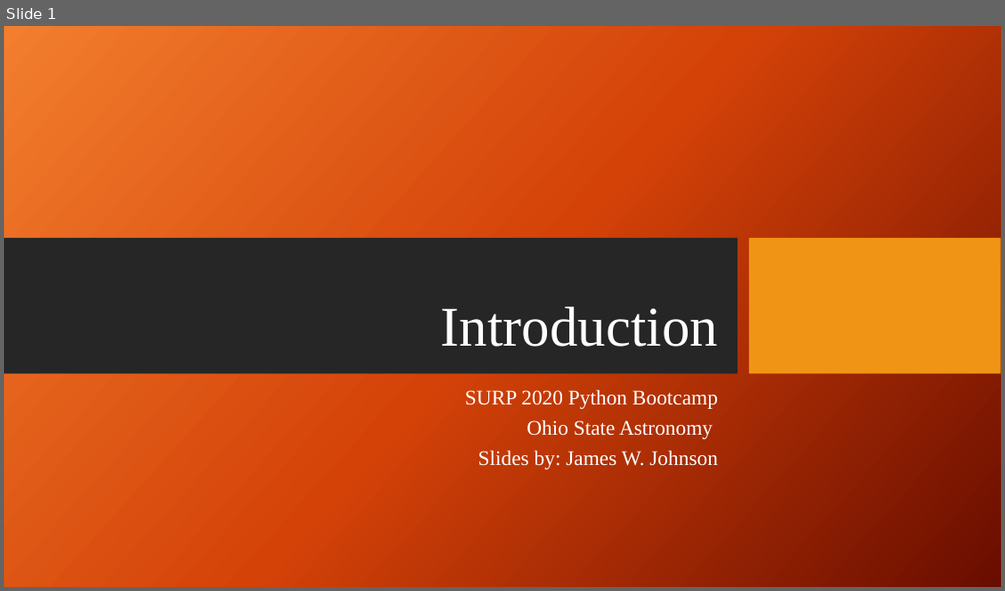
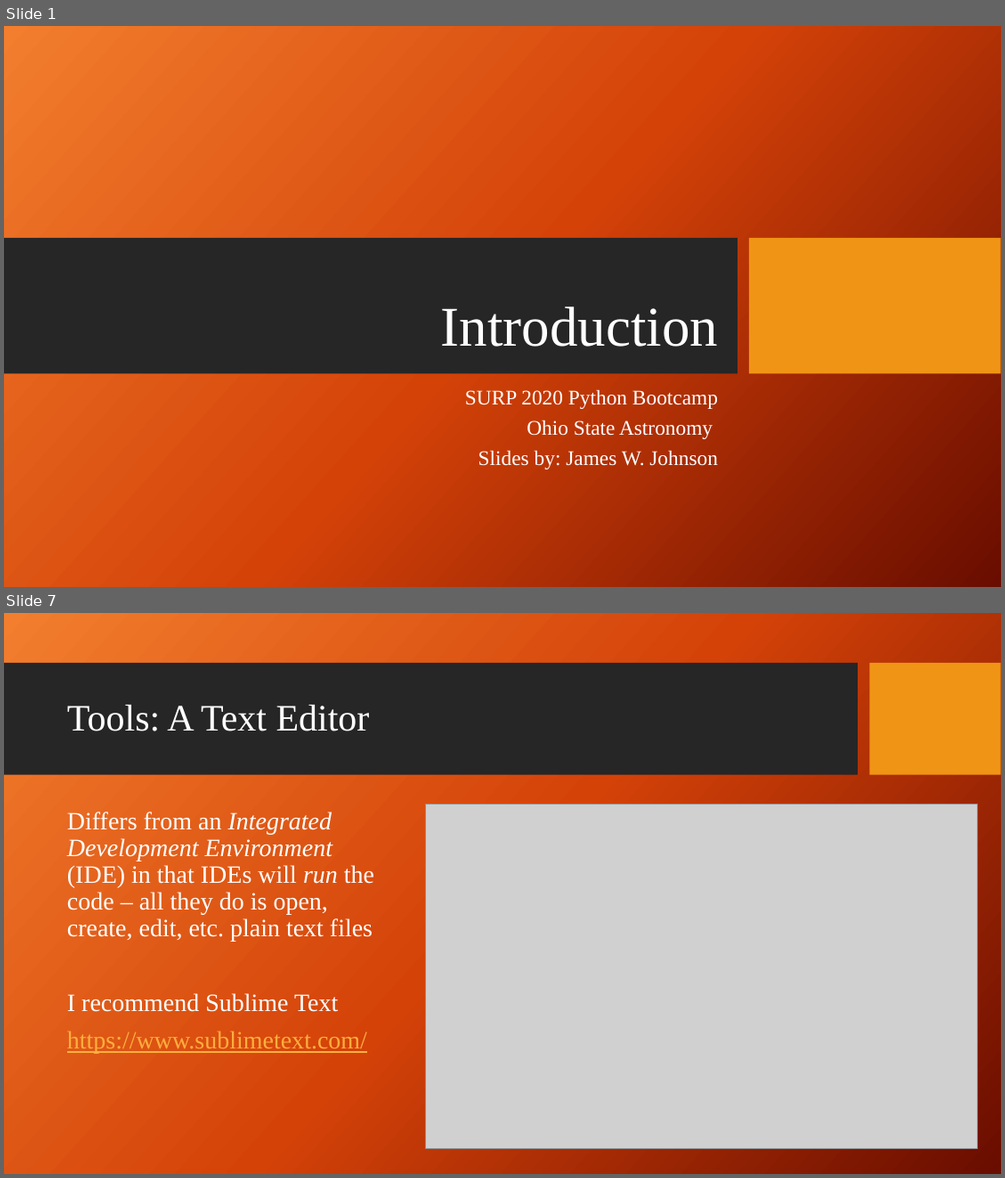
Before and after one commit to giganano/PythonBootcamp, a slide deck: slides/intro.pptx. Shown one above the other, each under a label of ours: slide 1 before the commit, slides 1 and 7 after it; the slides between them are not shown. The pictures are 1005x591 and 1005x1178 pixels, drawn with LibreOffice and Linux fonts; fonts in the diff are those of the drawing; grey boxes stand for pictures; background and template pictures are left out. Boxes give left, top, right and bottom in pixels: in the first picture for what was removed or moved away, otherwise in the second. Text is boxed around its words. In the diff, an @@ line names an element or a change of style, - is before the commit and + after.

```diff
--- a/slides/intro.pptx
+++ b/slides/intro.pptx
@@ slide 7 added at bbox=[4, 613, 1001, 1174], background picture (left out) @@
@@ rectangle added at bbox=[4, 663, 858, 775], fill #262626 @@
@@ rectangle added at bbox=[870, 663, 1001, 775], fill #F09415 @@
@@ title added at bbox=[67, 705, 370, 731], 36 pt, text #FFFFFF @@
+Tools: A Text Editor
@@ text added at bbox=[67, 811, 374, 1054], 24 pt, text #FFFFFF @@
+Differs from an Integrated Development Environment (IDE) in that IDEs will run the code – all they do is open, create, edit, etc. plain text files
+I recommend Sublime Text
+https://www.sublimetext.com/
@@ picture added at bbox=[426, 804, 978, 1149] @@
```
Also in this commit, not shown: 2 slides changed, 3 other slides added, 6 other files.
